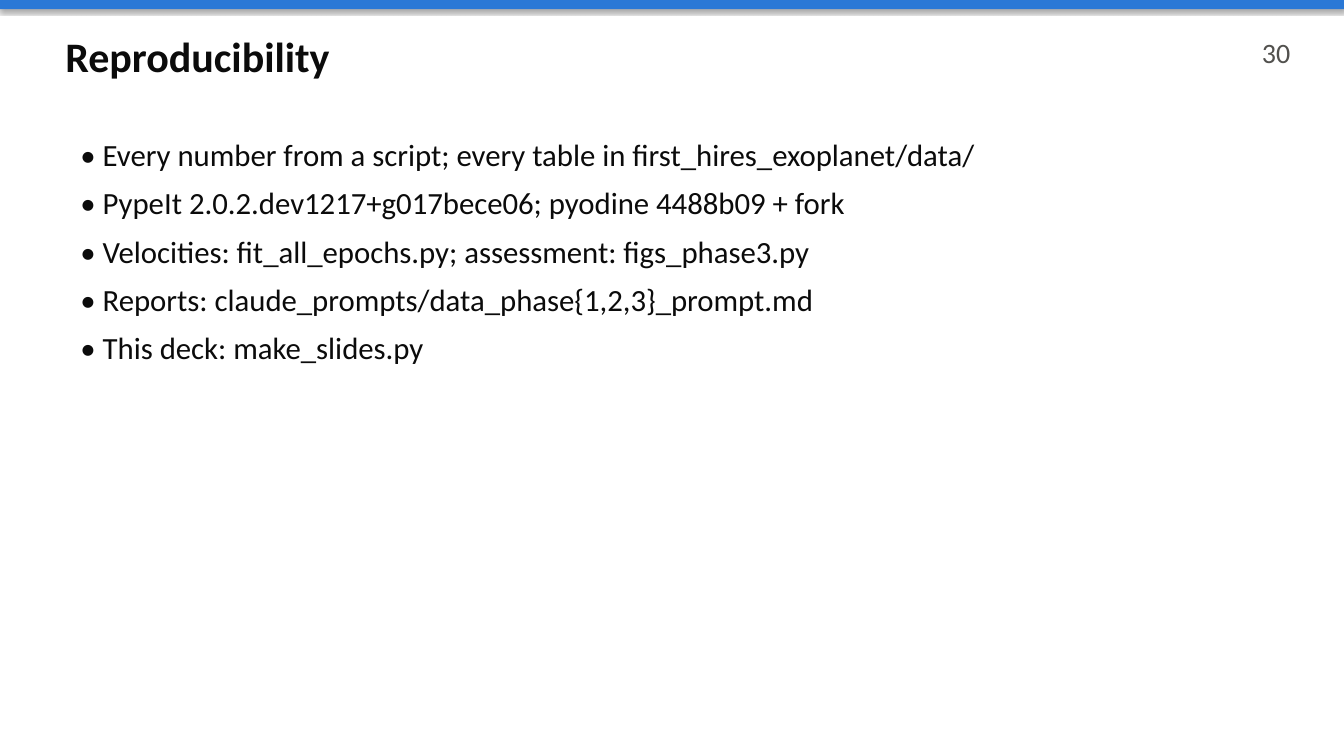
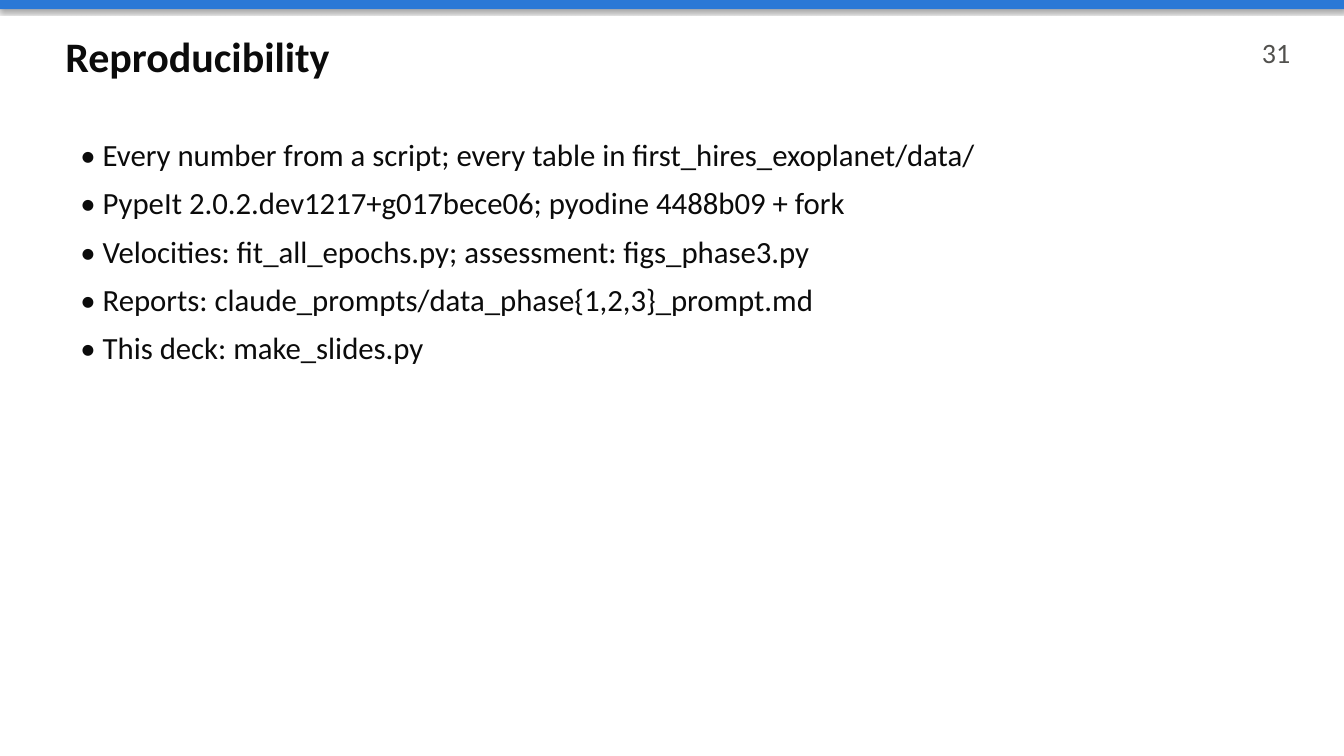
Before and after one commit to pypeit/first-hires-exoplanet, a slide deck: slide 31 of docs/slides/technical_summary.pptx (slide 30 before the commit). Drawn at 1344x756 pixels with LibreOffice and Linux fonts; fonts in the diff are those of the drawing. Boxes give left, top, right and bottom in pixels: in the first picture for what was removed or moved away, otherwise in the second. Text is boxed around its words. In the diff, an @@ line names an element or a change of style, - is before the commit and + after.

```diff
--- a/docs/slides/technical_summary.pptx
+++ b/docs/slides/technical_summary.pptx
@@ text at <box>1262,45,1290,63</box>: text changed @@
-30
+31
```
Also in this commit, not shown: 25 other slides changed, 1 slide added, 3 other files.
